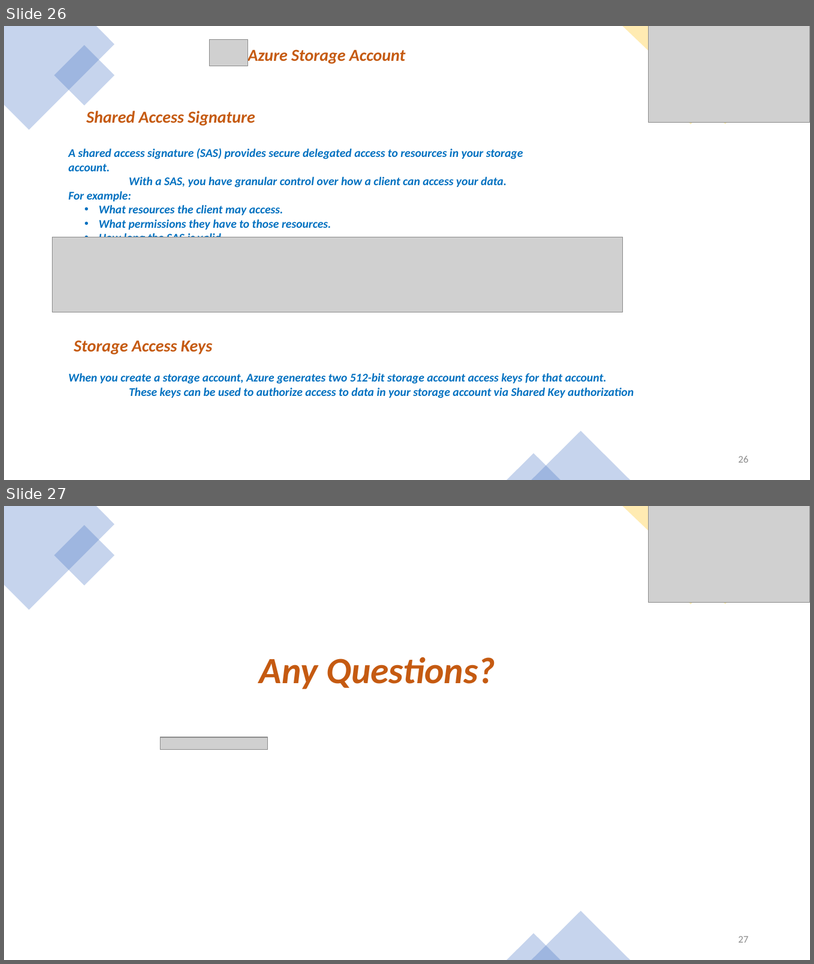
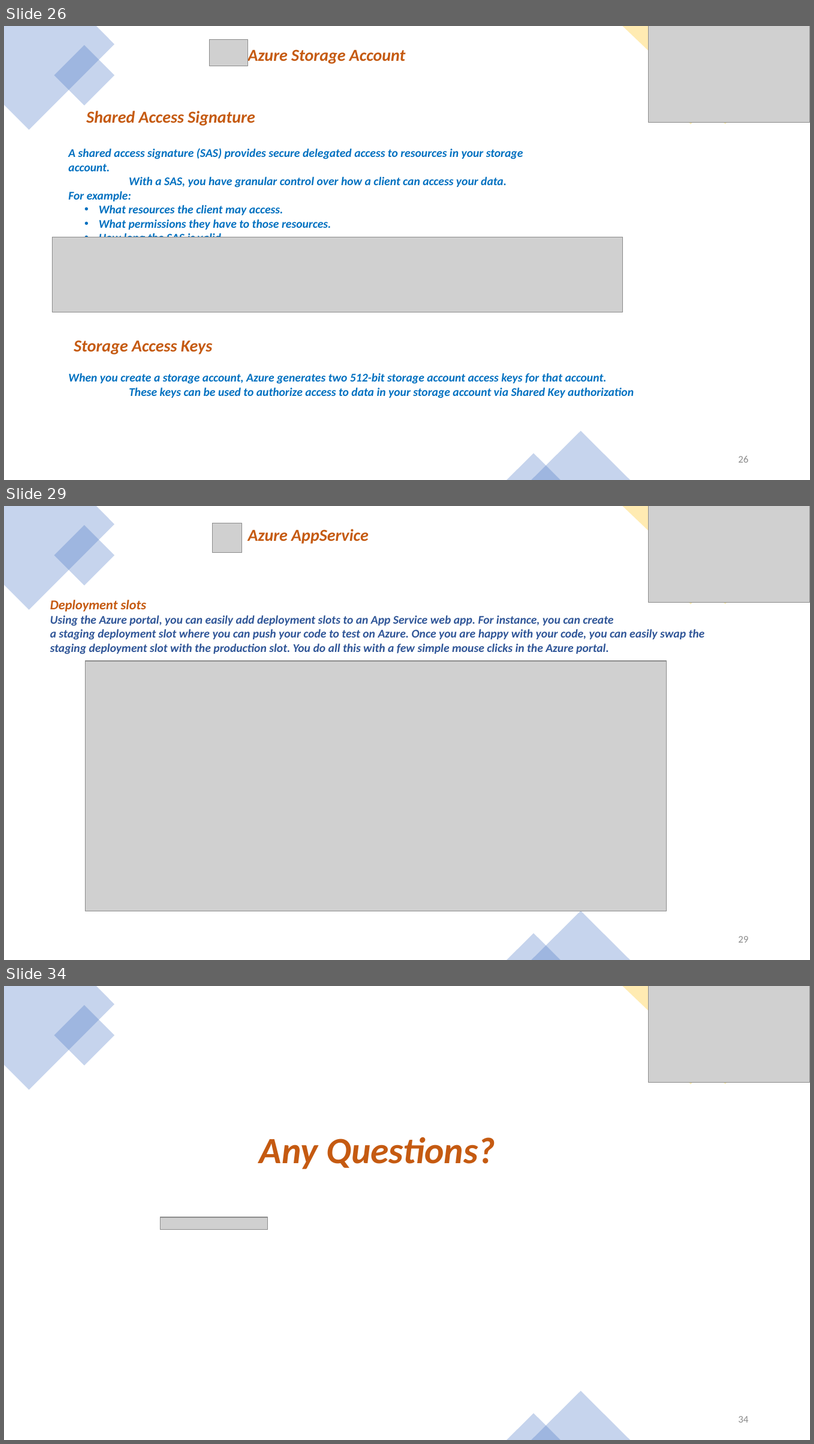
Before and after one commit to buchepalli-ramana-2/AzureDevOps, a slide deck: CoursePPT/Azure Compute.pptx. Shown one above the other, each under a label of ours: slides 26 and 27 before the commit, slides 26, 29 and 34 after it; the slides between them are not shown. The pictures are 814x964 and 814x1444 pixels, drawn with LibreOffice and Linux fonts; fonts in the diff are those of the drawing; grey boxes stand for pictures. Boxes give left, top, right and bottom in pixels: in the first picture for what was removed or moved away, otherwise in the second. Text is boxed around its words. In the diff, an @@ line names an element or a change of style, - is before the commit and + after.

```diff
--- a/CoursePPT/Azure Compute.pptx
+++ b/CoursePPT/Azure Compute.pptx
@@ slide 29 added at (x1=4, y1=506, x2=810, y2=960), background #4472C4 at 92% opacity @@
@@ rectangle added at (x1=4, y1=506, x2=810, y2=960), fill #FFFFFF @@
@@ freeform shape added at (x1=4, y1=506, x2=115, y2=610), fill #4472C4 at 30% opacity @@
@@ picture added at (x1=213, y1=523, x2=242, y2=553) @@
@@ freeform shape added at (x1=623, y1=506, x2=810, y2=604), fill #FFC000 at 30% opacity @@
@@ picture added at (x1=649, y1=506, x2=810, y2=602) @@
@@ rectangle added at (x1=54, y1=525, x2=115, y2=586), fill #4472C4 at 30% opacity @@
@@ text added at (x1=248, y1=529, x2=369, y2=544), 20 pt, text #C55A11, bold, italic @@
+Azure AppService
@@ rectangle added at (x1=659, y1=540, x2=723, y2=604), fill #FFC000 at 30% opacity @@
@@ text added at (x1=50, y1=600, x2=705, y2=654), 14 pt, text #2F5597, bold, italic @@
+Deployment slots
+Using the Azure portal, you can easily add deployment slots to an App Service web app. For instance, you can create a staging deployment slot where you can push your code to test on Azure. Once you are happy with your code, you can easily swap the staging deployment slot with the production slot. You do all this with a few simple mouse clicks in the Azure portal.
@@ picture added at (x1=85, y1=661, x2=667, y2=911) @@
@@ triangle added at (x1=531, y1=911, x2=630, y2=960), fill #4472C4 at 30% opacity @@
@@ triangle added at (x1=507, y1=933, x2=561, y2=960), fill #4472C4 at 30% opacity @@
@@ page number added at (x1=738, y1=936, x2=749, y2=942), 12 pt, text #8C8C8C @@
+29
@@ what was slide 27 is now slide 34 @@
@@ page number at (x1=738, y1=1416, x2=749, y2=1422): text changed @@
-27
+34
```
Also in this commit, not shown: 6 other slides added, 2 other files.
